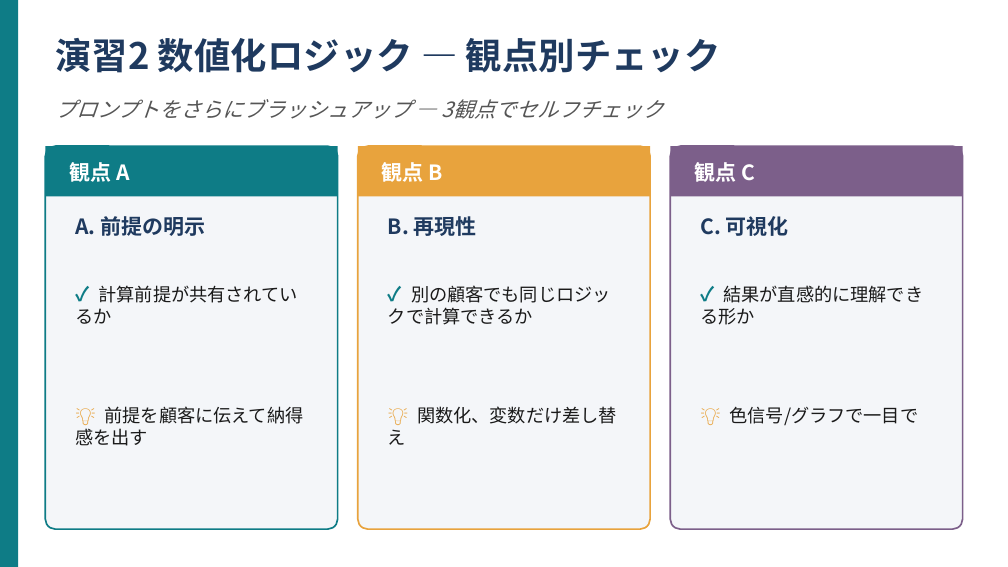
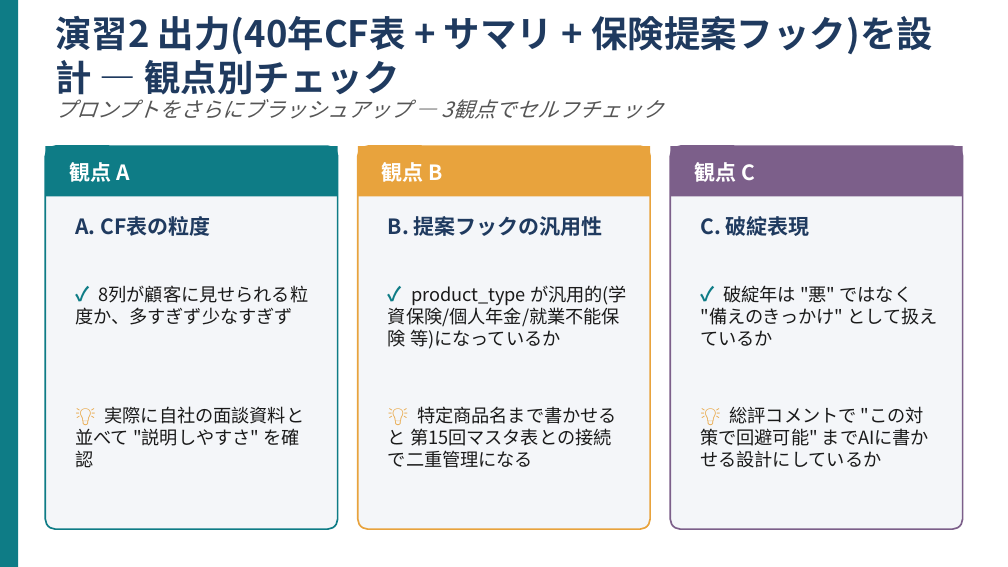
Before and after one commit to kana-story-321/github.io, a slide deck: slide 7 of lecture_pptx/out/s17/ワーク01.pptx. Drawn at 1008x567 pixels with LibreOffice and Linux fonts; fonts in the diff are those of the drawing. Boxes give left, top, right and bottom in pixels: in the first picture for what was removed or moved away, otherwise in the second. Text is boxed around its words. In the diff, an @@ line names an element or a change of style, - is before the commit and + after.

```diff
--- a/lecture_pptx/out/s17/ワーク01.pptx
+++ b/lecture_pptx/out/s17/ワーク01.pptx
@@ text at (55,16,933,101): text changed @@
-演習2 数値化ロジック — 観点別チェック
+演習2 出力(40年CF表 + サマリ + 保険提案フック)を設計 — 観点別チェック
@@ text at (75,216,210,236): text changed @@
-A. 前提の明示
+A. CF表の粒度
@@ text at (388,216,603,236): text changed @@
-B. 再現性
+B. 提案フックの汎用性
@@ text at (700,216,810,236): text changed @@
-C. 可視化
+C. 破綻表現
@@ text at (388,285,627,349): text changed @@
-✓ 別の顧客でも同じロジックで計算できるか
+✓ product_type が汎用的(学資保険/個人年金/就業不能保険 等)になっているか
@@ text at (700,285,937,346): text changed @@
-✓ 結果が直感的に理解できる形か
+✓ 破綻年は "悪" ではなく "備えのきっかけ" として扱えているか
@@ text at (75,307,292,325): text changed @@
-✓ 計算前提が共有されているか
+✓ 8列が顧客に見せられる粒度か、多すぎず少なすぎず
@@ text at (75,406,305,468): text changed @@
-💡 前提を顧客に伝えて納得感を出す
+💡 実際に自社の面談資料と並べて "説明しやすさ" を確認
@@ text at (388,406,617,446): text changed @@
-💡 関数化、変数だけ差し替え
+💡 特定商品名まで書かせると 第15回マスタ表との接続で二重管理になる
@@ text at (700,406,929,446): text changed @@
-💡 色信号/グラフで一目で
+💡 総評コメントで "この対策で回避可能" までAIに書かせる設計にしているか
```
Also in this commit, not shown: 7 other slides changed, 10 other files.
